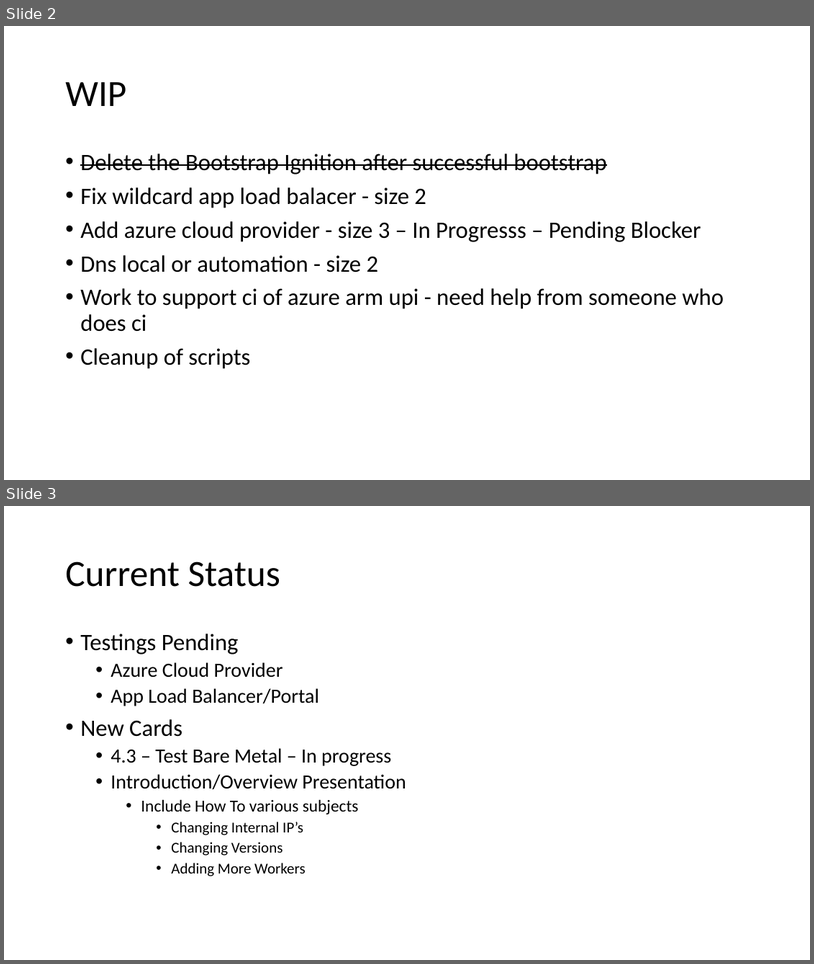
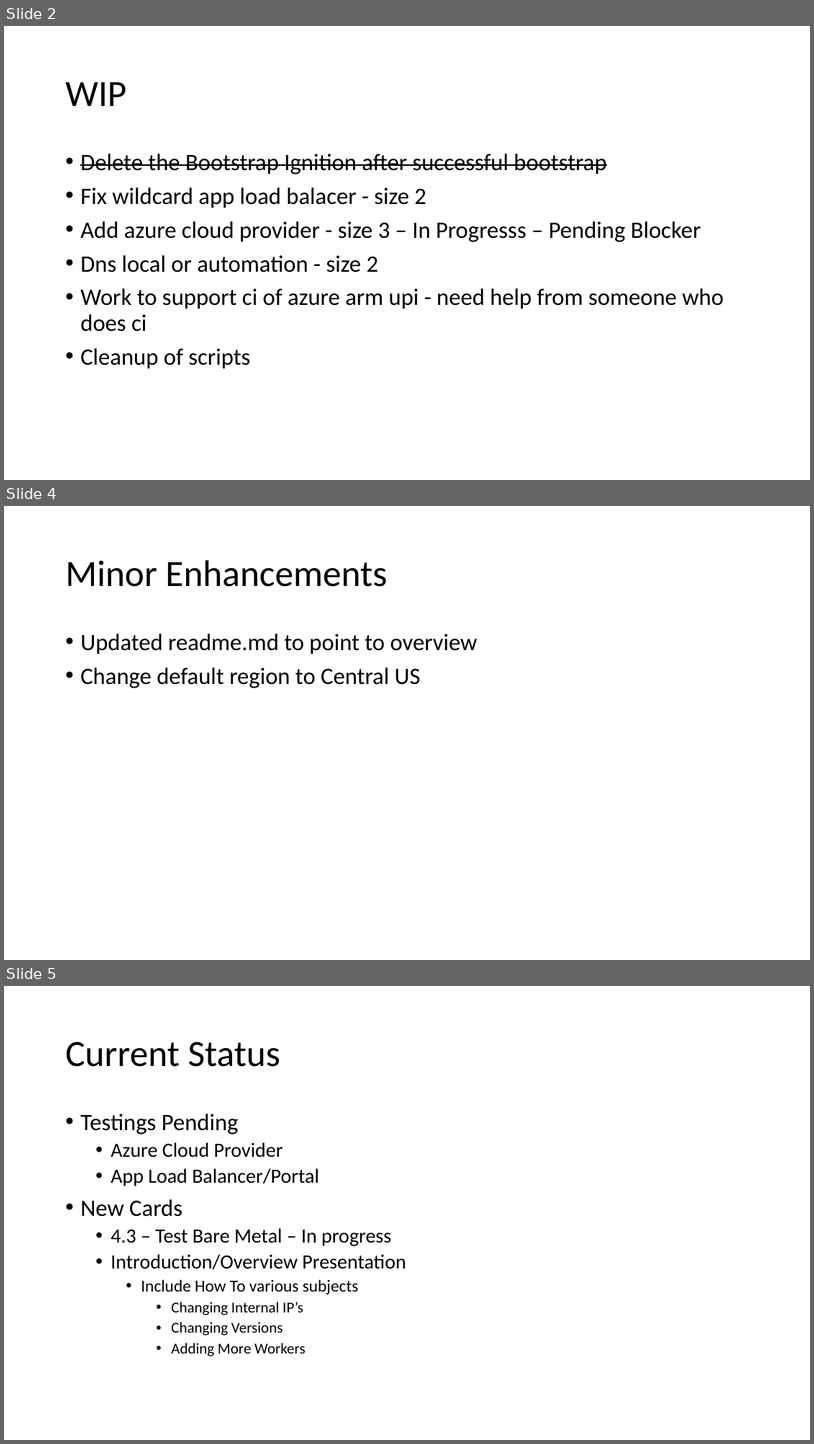
Before and after one commit to glennswest/ocpupi4azure, a slide deck: doc/azocpupidemo3.pptx. Shown one above the other, each under a label of ours: slides 2 and 3 before the commit, slides 2, 4 and 5 after it; the slides between them are not shown. The pictures are 814x964 and 814x1444 pixels, drawn with LibreOffice and Linux fonts; fonts in the diff are those of the drawing. Boxes give left, top, right and bottom in pixels: in the first picture for what was removed or moved away, otherwise in the second. Text is boxed around its words. In the diff, an @@ line names an element or a change of style, - is before the commit and + after.

```diff
--- a/doc/azocpupidemo3.pptx
+++ b/doc/azocpupidemo3.pptx
@@ slide 4 added at <box>4,506,810,960</box>, background #FFFFFF @@
@@ title added at <box>65,560,387,587</box>, 44 pt, text #000000 @@
+Minor Enhancements
@@ text added at <box>80,633,478,688</box>, 28 pt, text #000000 @@
+• Updated readme.md to point to overview
+• Change default region to Central US
@@ what was slide 3 is now slide 5 @@
```
Also in this commit, not shown: 1 other slide added, 2 other files.
